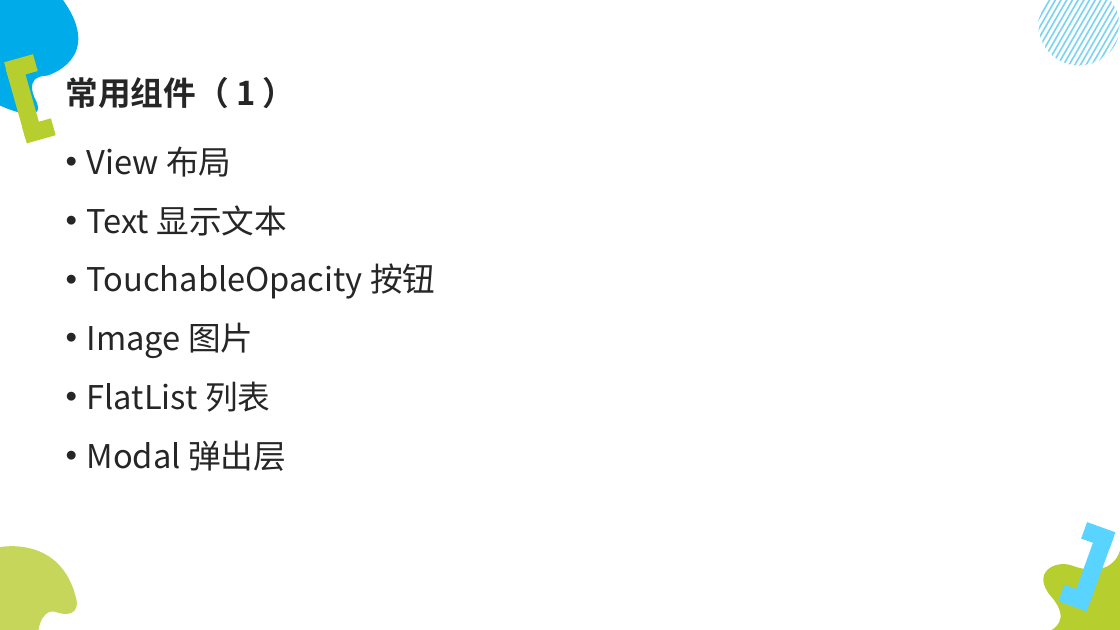
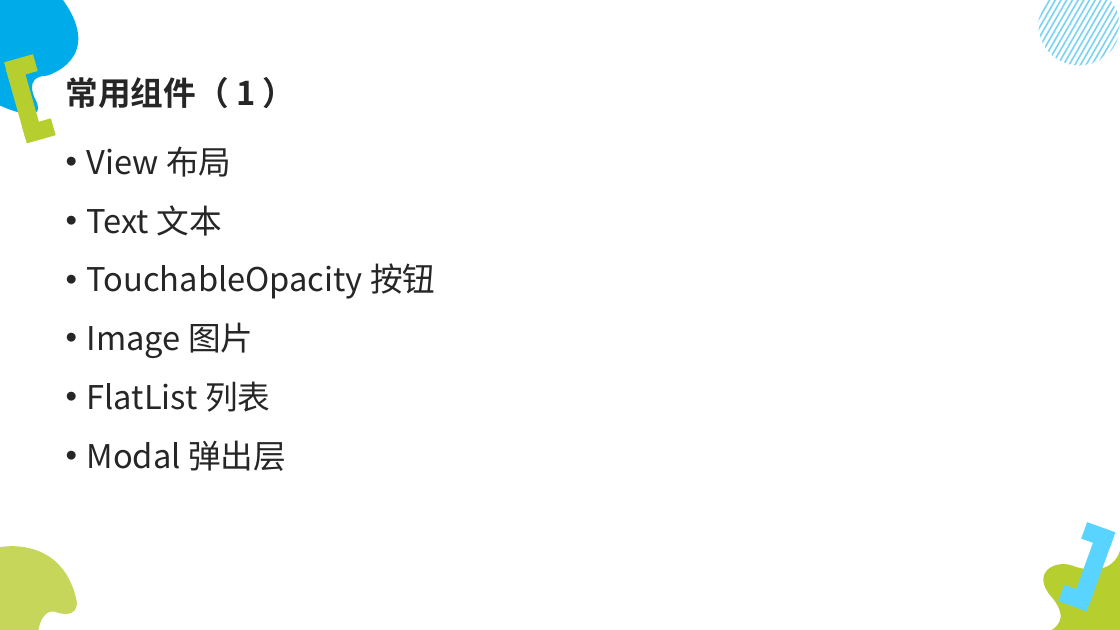
Before and after one commit to lumin824/hello-react-native, a slide deck: slide 17 of linkgap/ReactNative开发.pptx. Drawn at 1120x630 pixels with LibreOffice and Linux fonts; fonts in the diff are those of the drawing. Boxes give left, top, right and bottom in pixels: in the first picture for what was removed or moved away, otherwise in the second. Text is boxed around its words. In the diff, an @@ line names an element or a change of style, - is before the commit and + after.

```diff
--- a/linkgap/ReactNative开发.pptx
+++ b/linkgap/ReactNative开发.pptx
@@ text at [87,205,222,236]: text changed @@
-• Text 显示文本
+• Text 文本
```
Also in this commit, not shown: 3 other slides changed.
